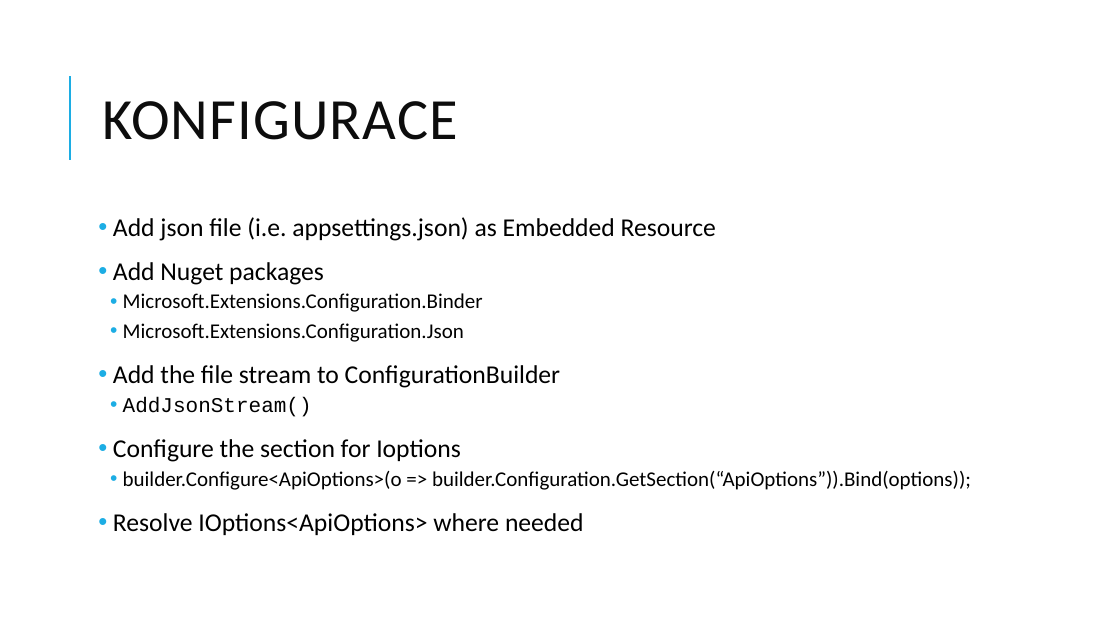
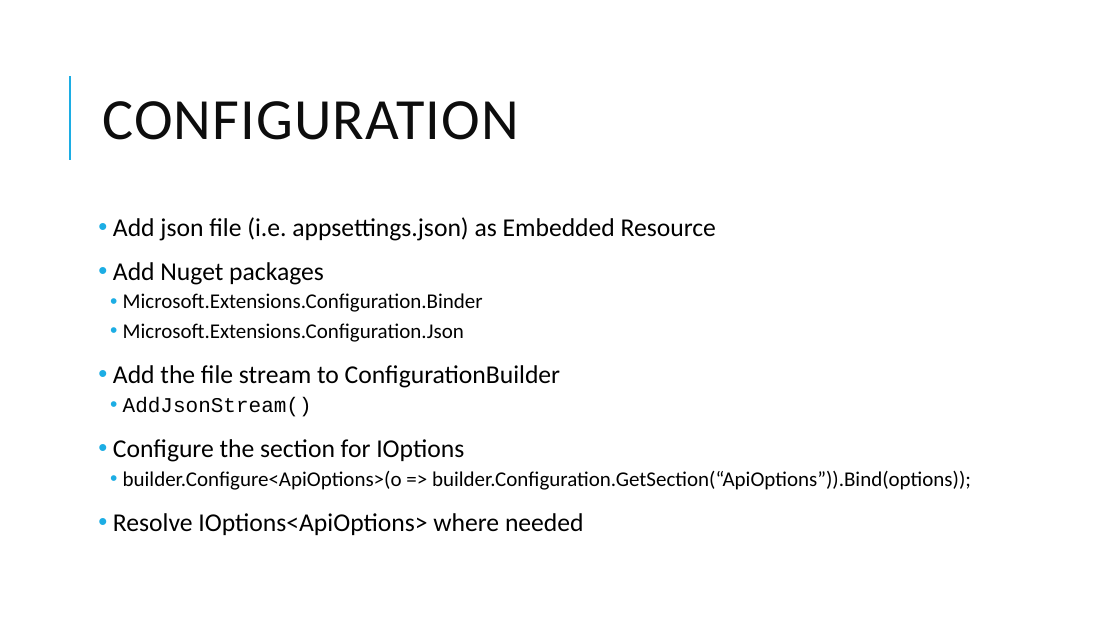
Before and after one commit to jasho/pv239-maui, a slide deck: slide 12 of 07_Bonus/PV239-Xamarin-07_Bonus.pptx (slide 18 before the commit). Drawn at 1120x630 pixels with LibreOffice and Linux fonts; fonts in the diff are those of the drawing. Boxes give left, top, right and bottom in pixels: in the first picture for what was removed or moved away, otherwise in the second. Text is boxed around its words. In the diff, an @@ line names an element or a change of style, - is before the commit and + after.

```diff
--- a/07_Bonus/PV239-Xamarin-07_Bonus.pptx
+++ b/07_Bonus/PV239-Xamarin-07_Bonus.pptx
@@ title at <box>102,101,518,140</box>: text changed @@
-KONFIGURACE
+CONFIGURATION
@@ text at <box>113,439,464,462</box>: text changed @@
-• Configure the section for Ioptions
+• Configure the section for IOptions
```
Also in this commit, not shown: 9 other slides changed, 4 slides added, 12 slides removed.
